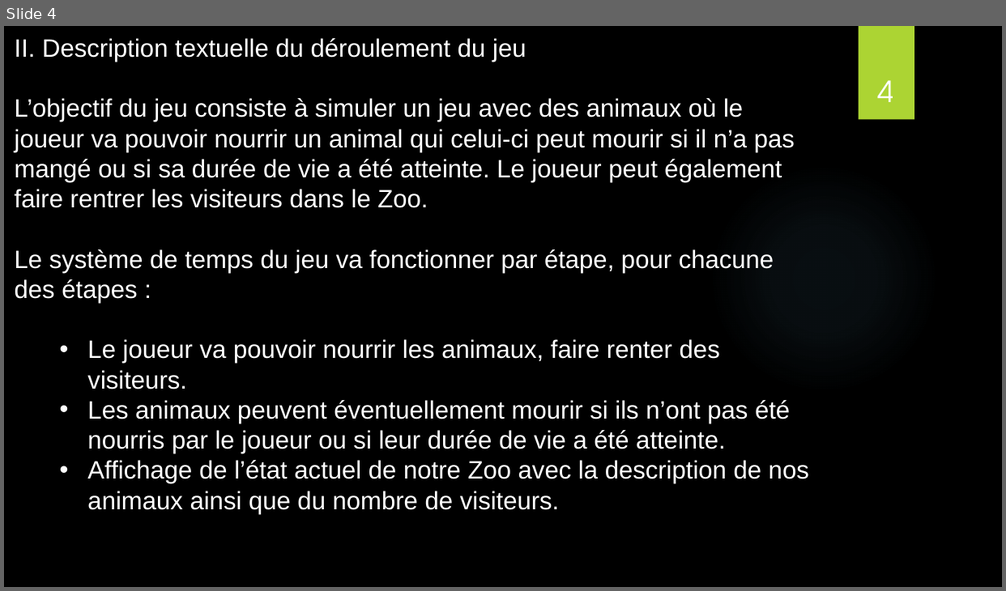
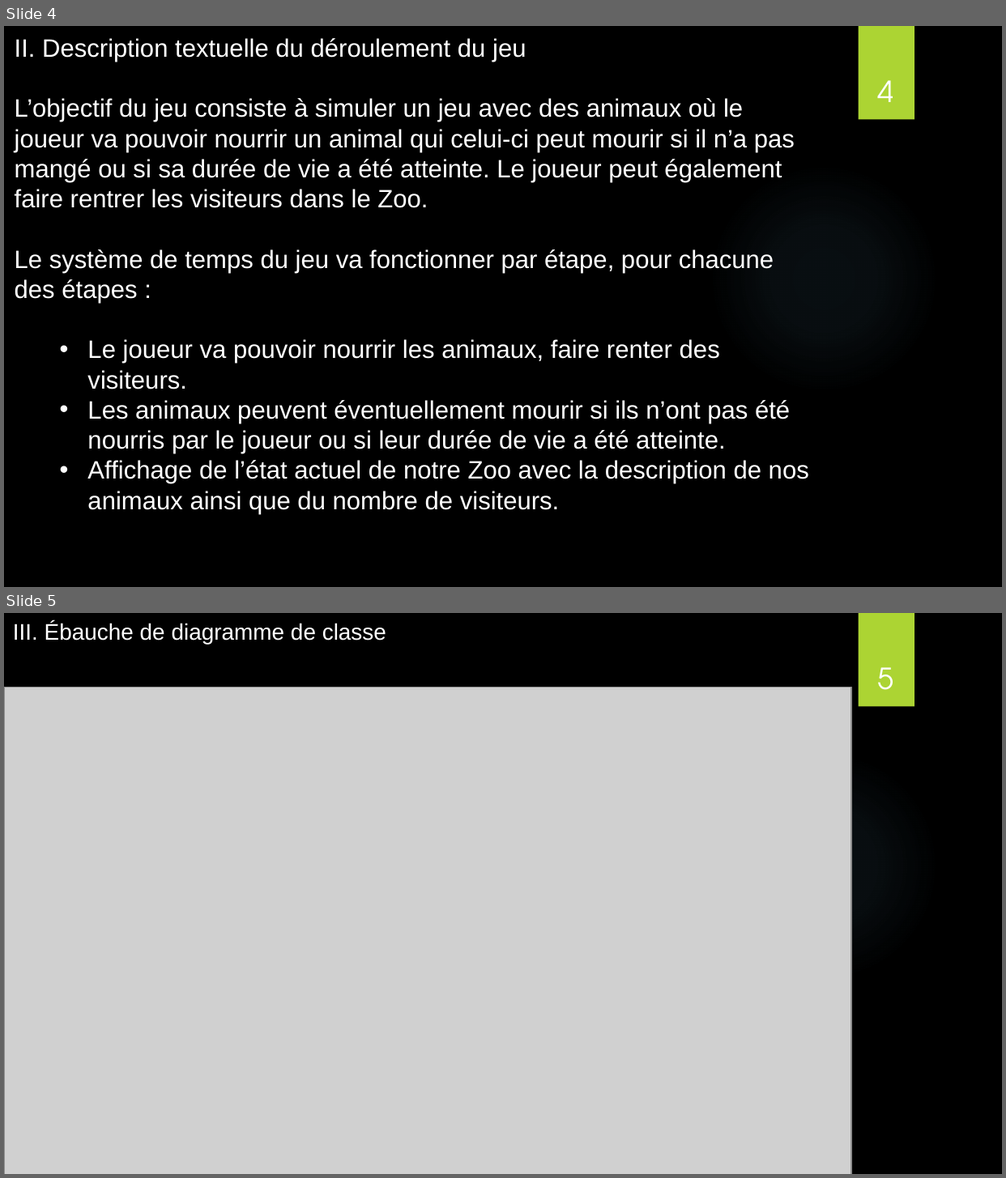
Before and after one commit to Idricealy/JeuZoo, a slide deck: src/doc/Presentation.pptx. Shown one above the other, each under a label of ours: slide 4 before the commit, slides 4 and 5 after it. The pictures are 1006x591 and 1006x1178 pixels, drawn with LibreOffice and Linux fonts; fonts in the diff are those of the drawing; grey boxes stand for pictures; background and template pictures are left out. Boxes give left, top, right and bottom in pixels: in the first picture for what was removed or moved away, otherwise in the second. Text is boxed around its words. In the diff, an @@ line names an element or a change of style, - is before the commit and + after.

Commit message:
prenstation ajout diagrame classe

```diff
--- a/src/doc/Presentation.pptx
+++ b/src/doc/Presentation.pptx
@@ slide 5 added at box(4, 613, 1002, 1174), background picture (left out); not listed: 2 template elements that a slide beside it also shows @@
@@ text added at box(13, 622, 386, 644), 18 pt, text #FFFFFF @@
+III. Ébauche de diagramme de classe
@@ page number added at box(877, 667, 893, 690), 23.1 pt, text #FFFFFF @@
+5
@@ picture added at box(4, 688, 851, 1174) @@
```
Also in this commit, not shown: 1 slide changed.
